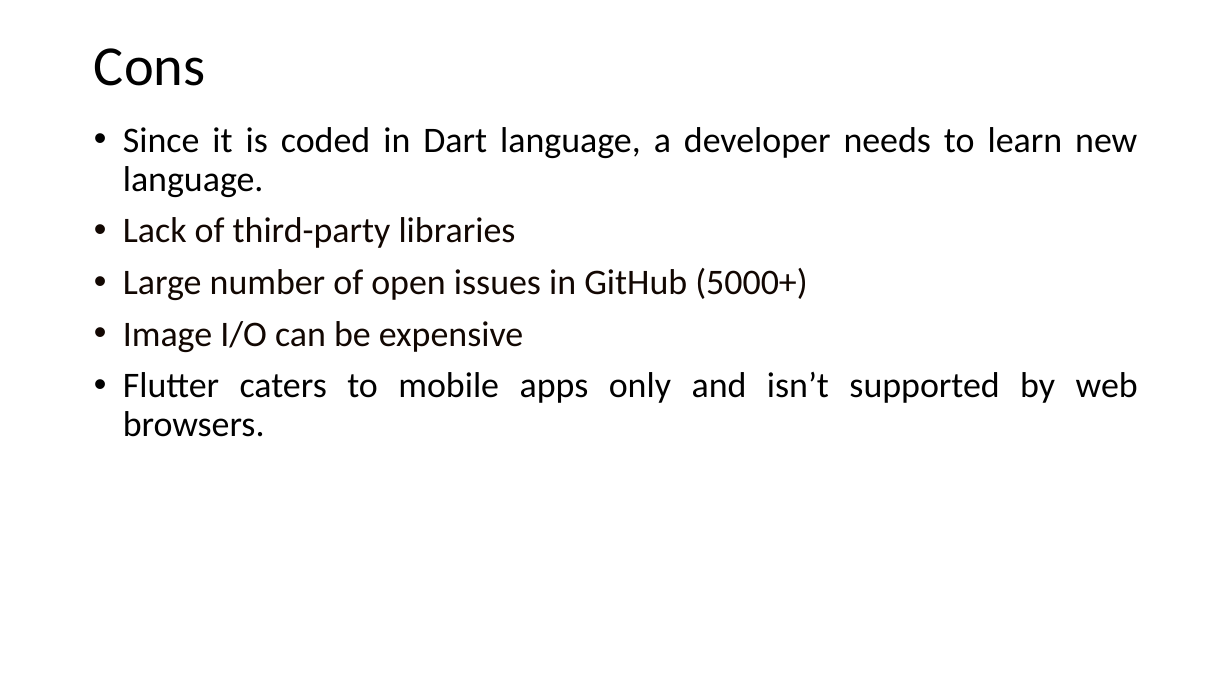
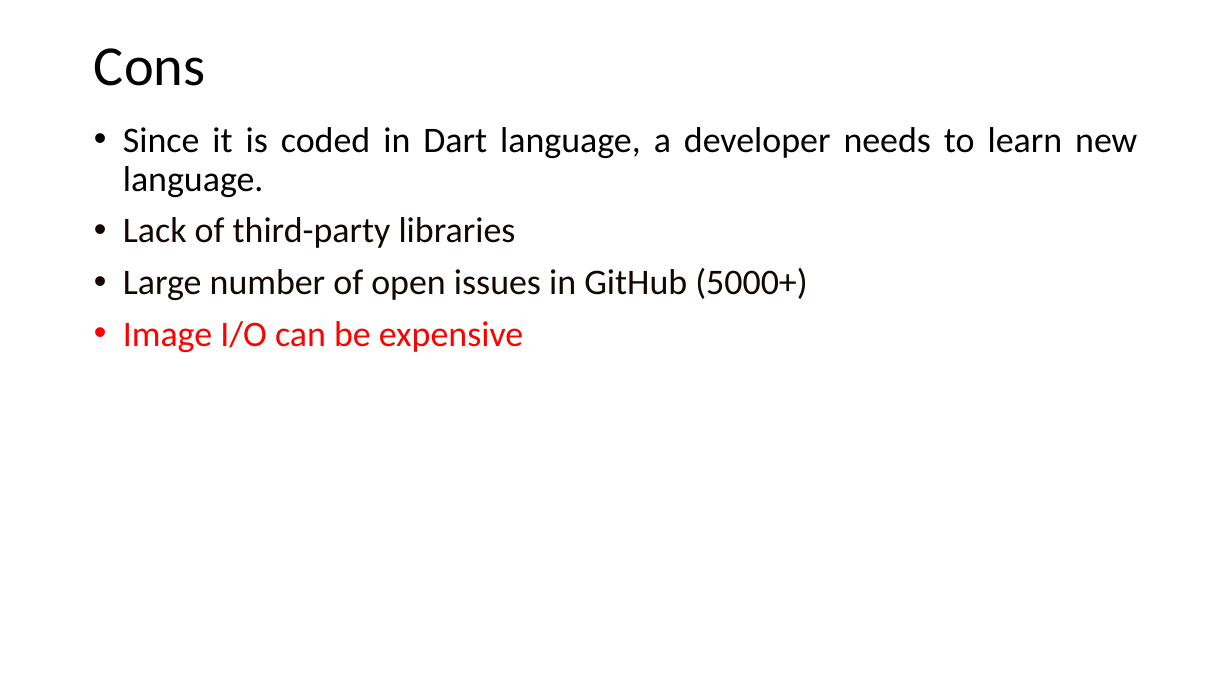
Before and after one commit to Anjy123/Flutter, a slide deck: slide 15 of Flutter features.pptx. Drawn at 1232x693 pixels with LibreOffice and Linux fonts; fonts in the diff are those of the drawing. Boxes give left, top, right and bottom in pixels: in the first picture for what was removed or moved away, otherwise in the second. Text is boxed around its words. In the diff, an @@ line names an element or a change of style, - is before the commit and + after.

```diff
--- a/Flutter features.pptx
+++ b/Flutter features.pptx
@@ text at <box>123,321,523,352</box>: text colour #120703 to #FF0000 in "Image I/O can be expensive" @@
@@ text at <box>123,372,1138,437</box>: paragraph removed @@
-• Flutter caters to mobile apps only and isn’t supported by web browsers.
```
Also in this commit, not shown: 7 other slides changed.
